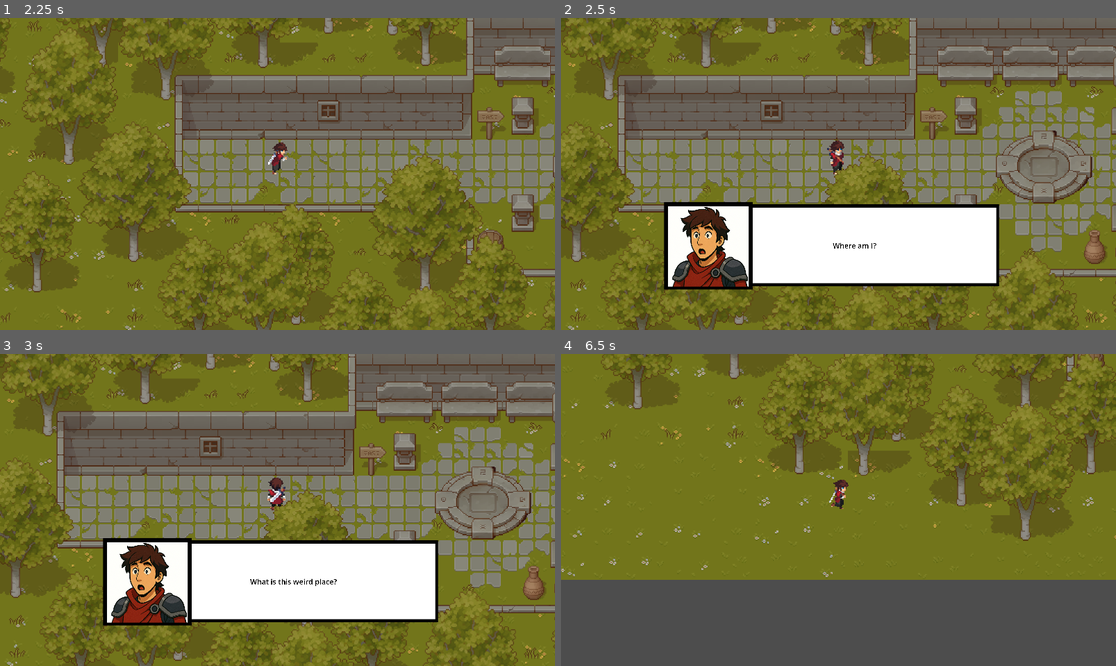
Above: before the commit, frames 1-4 (two rows, left to right).
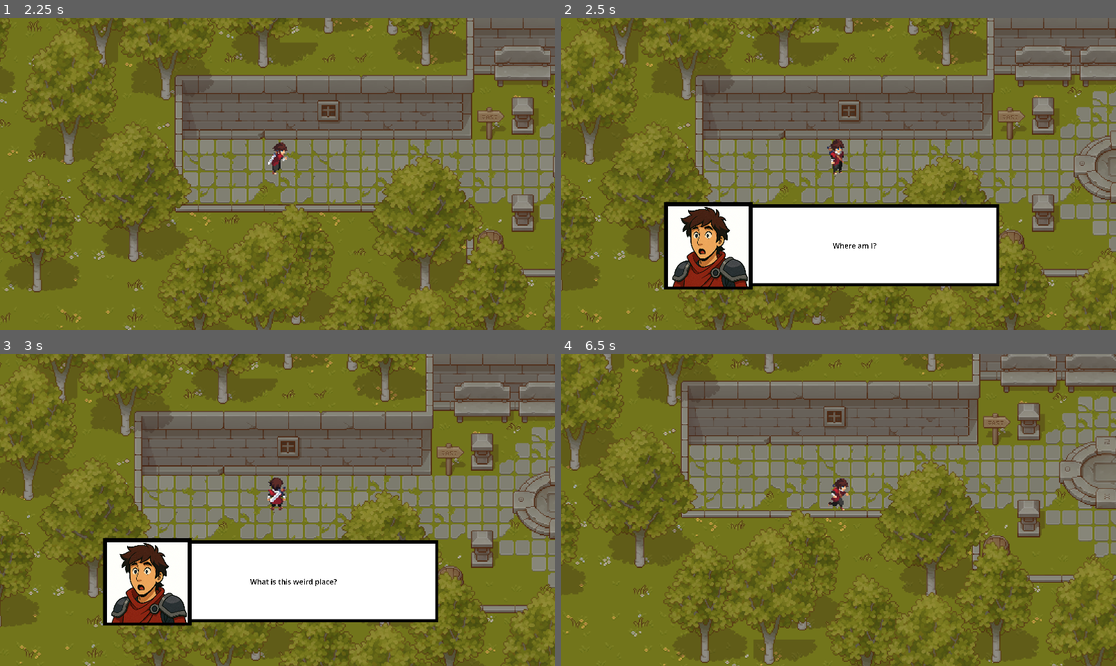
Above: after the commit, the same moments.

Repository: octavi26/JustGetStarted
Game: Godot game, scene res://Scenes/Stage0_Trial1.tscn
Same seed, same stepped clock (60 frames per second), same inputs: the game is played once before the commit and once after it.
Inputs:
- Up to frame 1 (2.25 s): tap Enter at 0.5 s; hold D (Right) 0.53-1.28 s; tap Space (Dash) at 0.6, 1.35 s; hold S (Down) 1.28-2.03 s; hold D (Right) from 2.03 s (still down); hold E (Interact) from 2.03 s (still down)
- Up to frame 2 (2.5 s): keep holding D (Right); keep holding E (Interact); tap Space (Dash) at 2.3 s
- Up to frame 3 (3 s): release D (Right) at 2.78 s; release E (Interact) at 2.78 s; hold W (Up) from 2.78 s (still down); tap Space (Dash) at 2.85 s
- Up to frame 4 (6.5 s): release W (Up) at 3.53 s; hold A (Left) 3.53-5.03 s; tap Space (Dash) at 3.6, 4.55, 5.1, 5.85 s; tap E (Interact) at 4.35 s; hold S (Down) 5.03-5.78 s; hold D (Right) from 5.78 s (still down)

Frame 1 is identical in both runs. In frame 2, 41% of the frame differs, in the area x 0-100%, y 0-100%; in frame 3, 41%; in frame 4, 70%.

Commit message:
DashArea update + other

Diff:
--- /dev/null
+++ b/just_get_started/Scenes/Dash_Area.tscn
@@ -0,0 +1,15 @@
+[gd_scene load_steps=3 format=3 uid="uid://c2hkogttmj7md"]
+
+[ext_resource type="Script" uid="uid://bixe33waagg2v" path="res://Scripts/Dash_Area.gd" id="1_1e8ki"]
+
+[sub_resource type="RectangleShape2D" id="RectangleShape2D_rrdjn"]
+size = Vector2(20, 31)
+
+[node name="Area2D" type="Area2D"]
+script = ExtResource("1_1e8ki")
+
+[node name="CollisionShape2D" type="CollisionShape2D" parent="."]
+shape = SubResource("RectangleShape2D_rrdjn")
+
+[connection signal="body_entered" from="." to="." method="_on_body_entered"]
+[connection signal="body_exited" from="." to="." method="_on_body_exited"]
--- a/just_get_started/Scenes/Stage0_Trial4.tscn
+++ b/just_get_started/Scenes/Stage0_Trial4.tscn
@@ -16,6 +16,7 @@
 [ext_resource type="Texture2D" uid="uid://t83sa31l1ttx" path="res://Assets/TileSets/TX Shadow Plant.png" id="13_h2n5o"]
 [ext_resource type="PackedScene" uid="uid://ks5skbsb7ao0" path="res://Scenes/Text_Box_Activation.tscn" id="15_fyuaw"]
 [ext_resource type="Script" uid="uid://tt76ctq22j56" path="res://Scripts/Text_Box_Activation_Player.gd" id="16_j7uqr"]
+[ext_resource type="PackedScene" uid="uid://c2hkogttmj7md" path="res://Scenes/Dash_Area.tscn" id="17_j7uqr"]
 
 [sub_resource type="TileSetAtlasSource" id="TileSetAtlasSource_bg0b0"]
 texture = ExtResource("6_4an21")
@@ -1142,3 +1143,19 @@
 rotation = 1.5708
 scale = Vector2(4, 1.5)
 lineID = 8
+
+[node name="AreaNarrator7" parent="." instance=ExtResource("15_fyuaw")]
+position = Vector2(191, 0)
+rotation = 1.5708
+scale = Vector2(3, 0.5)
+lineID = 9
+
+[node name="DashArea1" parent="." instance=ExtResource("17_j7uqr")]
+position = Vector2(2, 1)
+scale = Vector2(2, 10)
+collision_mask = 2
+
+[node name="DashArea2" parent="." instance=ExtResource("17_j7uqr")]
+position = Vector2(125, 0)
+scale = Vector2(2, 10)
+collision_mask = 2
--- a/just_get_started/Scenes/Stage0_Trial5.tscn
+++ b/just_get_started/Scenes/Stage0_Trial5.tscn
@@ -1030,7 +1030,7 @@
 [node name="Player" parent="WORLD" instance=ExtResource("2_ljxug")]
 unique_name_in_owner = true
 z_index = 13
-position = Vector2(-58, -142)
+position = Vector2(-33, -141)
 scale = Vector2(1, 1)
 SPEED = 200.0
 metadata/_edit_group_ = true
@@ -1078,7 +1078,7 @@
 layer_4/tile_data = PackedInt32Array(-262158, 327682, 0, -262150, 327682, 0, -458750, 327682, 0, 196609, 327682, 0, 393 …(340 unchanged characters)…
 
 [node name="AreaNarrator1" parent="." instance=ExtResource("10_shxwa")]
-position = Vector2(-128, -141)
+position = Vector2(-118, -141)
 scale = Vector2(2, 1)
 lineID = 9
 
@@ -1093,7 +1093,7 @@
 lineID = 11
 
 [node name="Teleportor1" parent="." node_paths=PackedStringArray("player") instance=ExtResource("12_kfukk")]
-position = Vector2(-75, -128)
+position = Vector2(-49, -128)
 spawn = true
 level = "res://Scenes/Stage0_Trial4.tscn"
 player = NodePath("../WORLD/Player")
--- /dev/null
+++ b/just_get_started/Scripts/Dash_Area.gd
@@ -0,0 +1,20 @@
+extends Area2D
+
+@export var dashDirectionsFlags = []
+
+func _on_body_entered(body: Node2D) -> void:
+	body.canDash = true
+	for flag in dashDirectionsFlags:
+		match flag:
+			"Left":
+				body.dashDirections.append(Vector2.LEFT)
+			"Right":
+				body.dashDirections.append(Vector2.RIGHT)
+			"Up":
+				body.dashDirections.append(Vector2.UP)
+			"Down":
+				body.dashDirections.append(Vector2.DOWN)
+
+func _on_body_exited(body: Node2D) -> void:
+	body.canDash = false
+	body.dashDirections.clear()
--- a/just_get_started/Scripts/Narrator_Text_Box.gd
+++ b/just_get_started/Scripts/Narrator_Text_Box.gd
@@ -51,16 +51,20 @@
 		"Press space to dash to the other side."
 	],
 	9: [
+		"Note: You can't use the dash everywhere.",
+		"You only have specified areas where you can do that."
+	],
+	10: [
 		"Welcome to another destination!",
 		"The first challenges were pretty simple, weren't they?",
 		"Things will get more complicated now."
 	],
-	10: [
+	11: [
 		"Now you need to use all the things you've learned.",
 		"Can you do that?",
 		"Hint: activate all pillars."
 	],
-	11: [
+	12: [
 		"Now the fighting part.",
 		"The normal dummies have 3HP, the armoured ones 4HP.",
 		"Kill all of them. NOW!"
--- a/just_get_started/Scripts/Player.gd
+++ b/just_get_started/Scripts/Player.gd
@@ -1,5 +1,4 @@
 extends CharacterBody2D
-
 
 @export var SPEED := 100.0
 @export var moveable := true
@@ -9,7 +8,9 @@
 
 var isDashing = false
 var justDashed = false
-var canDash = true
+var canDash = false
+#modified things
+var dashDirections: Array[Vector2] = []
 
 var attackDirection := Vector2()
 
@@ -29,8 +30,15 @@
 		if moveable: Move()
 
 	justDashed = false
-	if Input.is_action_just_pressed("Dash") and canDash and moveable:
-		Dash()
+	#modified things
+	var dash_input = Vector2(
+	Input.get_action_strength("Right") - Input.get_action_strength("Left"),
+	Input.get_action_strength("Down") - Input.get_action_strength("Up")).normalized()
+	if Input.is_action_just_pressed("Dash") and canDash and \
+	   moveable and !dashDirections.is_empty():
+		if dash_input in dashDirections:
+			direction = dash_input
+			Dash()
 	if $DashTimer.is_stopped():
 		if isDashing == true:
 			justDashed = true
--- a/just_get_started/Scripts/Player_Text_Box.gd
+++ b/just_get_started/Scripts/Player_Text_Box.gd
@@ -14,7 +14,6 @@
 	], "frame": 9 },
 	1: { "text": [
 		"What kind of hint is that?",
-		"Are these guys dumb?",
 		"Is this guy dumb?"
 	], "frame": 4 },
 	2: { "text": [
--- a/just_get_started/project.godot
+++ b/just_get_started/project.godot
@@ -12,7 +12,7 @@
 
 config/name="Just_Get_Started"
 run/main_scene="res://Scenes/Stage0_Trial1.tscn"
-config/features=PackedStringArray("4.3", "Forward Plus")
+config/features=PackedStringArray("4.4", "Forward Plus")
 config/icon="res://icon.svg"
 
 [autoload]
Not shown: 1 places in just_get_started/Scenes/Stage0_Trial4.tscn that only renumber resources
Not shown, added: just_get_started/Scripts/Dash_Area.gd.uid
